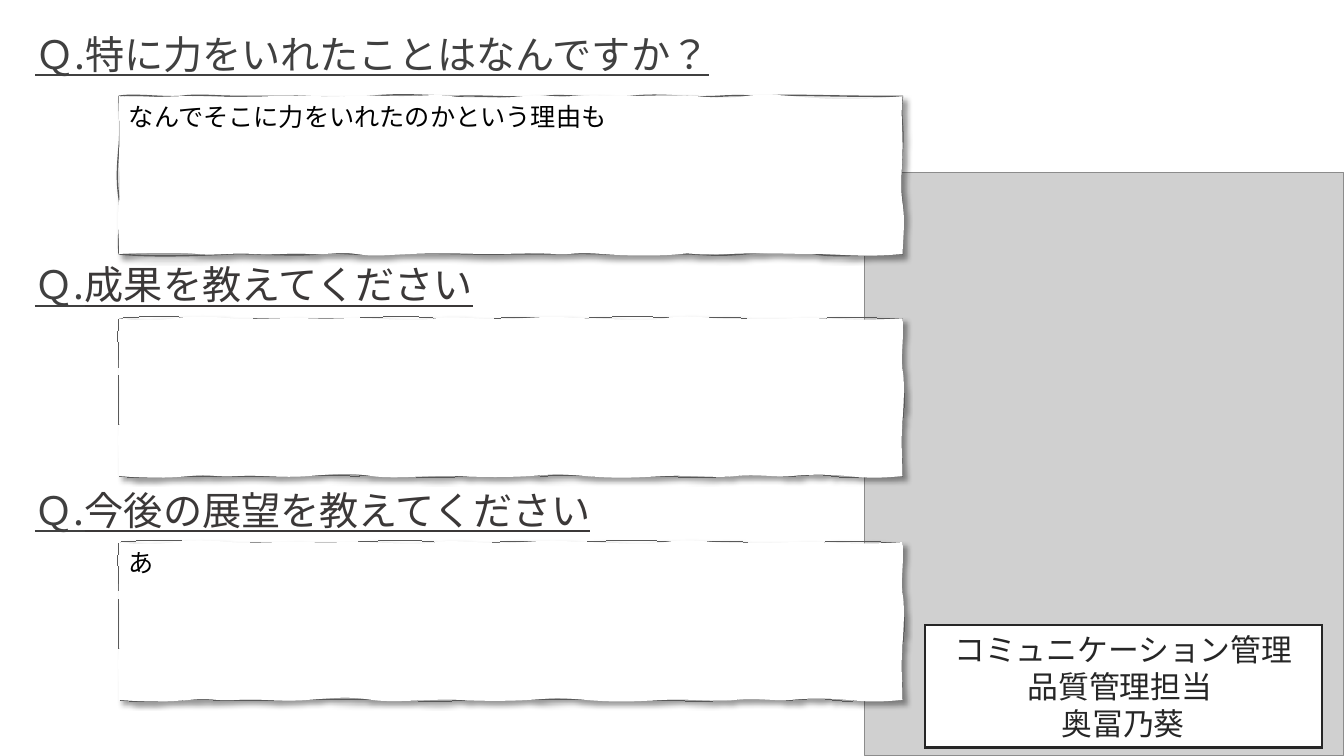
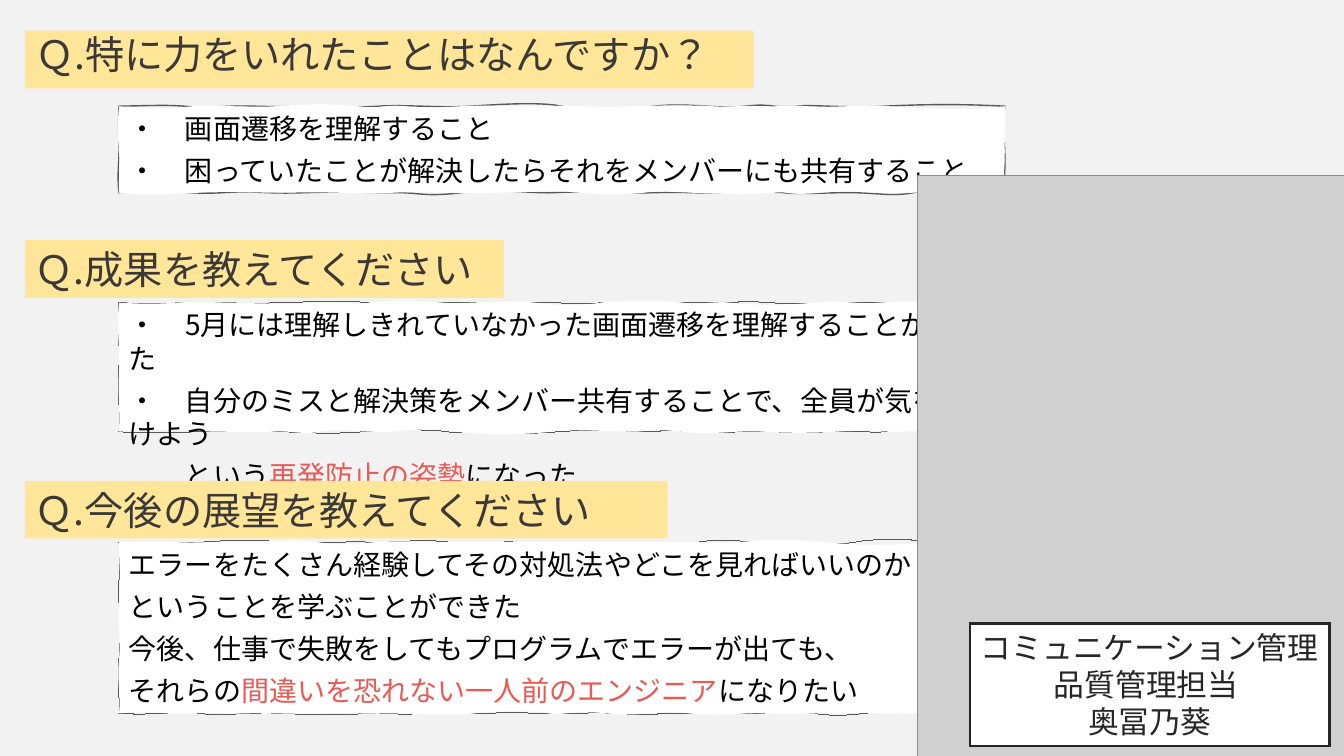
Before and after one commit to DOJO-2021/C-2, a slide deck: slide 20 of documents/SkyNHプレゼンテーションひな形4.pptx. Drawn at 1344x756 pixels with LibreOffice and Linux fonts; fonts in the diff are those of the drawing; grey boxes stand for pictures. Boxes give left, top, right and bottom in pixels: in the first picture for what was removed or moved away, otherwise in the second. Text is boxed around its words. In the diff, an @@ line names an element or a change of style, - is before the commit and + after.

Commit message:
更新/奥冨

```diff
--- a/documents/SkyNHプレゼンテーションひな形4.pptx
+++ b/documents/SkyNHプレゼンテーションひな形4.pptx
@@ background #FFFFFF to #F2F2F2 @@
@@ text "Ｑ.特に力をいれたことはなんですか？": place and size @@
-text "Ｑ.特に力をいれたことはなんですか？" at (35, 36, 709, 76)
+text "Ｑ.特に力をいれたことはなんですか？" at (25, 30, 754, 88)
@@ text "Ｑ.特に力をいれたことはなんですか？" at (25, 30, 754, 88): text colour #404040 to #3B3838, underline off; fill none to #FFE699 @@
@@ freeform shape "・ 画面遷移を理解すること": place and size @@
-freeform shape "・ 画面遷移を理解すること" at (119, 96, 902, 254)
+freeform shape "・ 画面遷移を理解すること" at (119, 106, 1005, 193)
@@ text in freeform shape at (129, 115, 969, 189): text changed; size 18 to 20 pt @@
-なんでそこに力をいれたのかという理由も
+・ 画面遷移を理解すること
+・ 困っていたことが解決したらそれをメンバーにも共有すること
@@ picture: place and size @@
-picture at (865, 172, 1344, 756)
+picture at (918, 175, 1344, 756)
@@ rectangle "Ｑ.成果を教えてください": place and size @@
-rectangle "Ｑ.成果を教えてください" at (35, 259, 473, 307)
+rectangle "Ｑ.成果を教えてください" at (25, 240, 504, 297)
@@ rectangle "Ｑ.成果を教えてください" at (25, 240, 504, 297): text colour #404040 to #3B3838 in "Ｑ.成果を教えてください"; underline off; fill none to #FFE699 @@
@@ shadow off in 3 elements at (119, 542, 939, 714), (119, 106, 1005, 193), (119, 302, 1005, 432) @@
@@ freeform shape "・ 5月には理解しきれていなかった画面遷移を理解することができた": place and size @@
-freeform shape "・ 5月には理解しきれていなかった画面遷移を理解することができた" at (119, 319, 902, 477)
+freeform shape "・ 5月には理解しきれていなかった画面遷移を理解することができた" at (119, 302, 1005, 432)
@@ text in freeform shape at (129, 321, 968, 494): text added @@
+・ 5月には理解しきれていなかった画面遷移を理解することができた
+・ 自分のミスと解決策をメンバー共有することで、全員が気を付けよう
+という再発防止の姿勢になった
@@ rectangle "Ｑ.今後の展望を教えてください": place and size @@
-rectangle "Ｑ.今後の展望を教えてください" at (35, 492, 591, 532)
+rectangle "Ｑ.今後の展望を教えてください" at (25, 481, 668, 538)
@@ rectangle "Ｑ.今後の展望を教えてください" at (25, 481, 668, 538): text colour #404040 to #3B3838 in "Ｑ.今後の展望を教えてください"; underline off; fill none to #FFE699 @@
@@ freeform shape "エラーをたくさん経験してその対処法やどこを見ればいいのか": place and size @@
-freeform shape "エラーをたくさん経験してその対処法やどこを見ればいいのか" at (119, 542, 902, 701)
+freeform shape "エラーをたくさん経験してその対処法やどこを見ればいいのか" at (119, 542, 939, 714)
@@ text in freeform shape at (129, 551, 912, 704): text changed; size 18 to 20 pt @@
-あ
+エラーをたくさん経験してその対処法やどこを見ればいいのか
+ということを学ぶことができた
+今後、仕事で失敗をしてもプログラムでエラーが出ても、
+それらの間違いを恐れない一人前のエンジニアになりたい
@@ rectangle "コミュニケーション管理": place and size @@
-rectangle "コミュニケーション管理" at (926, 626, 1323, 748)
+rectangle "コミュニケーション管理" at (970, 624, 1330, 746)
```
Also in this commit, not shown: 9 other slides changed, 5 slides added, 3 slides removed.
